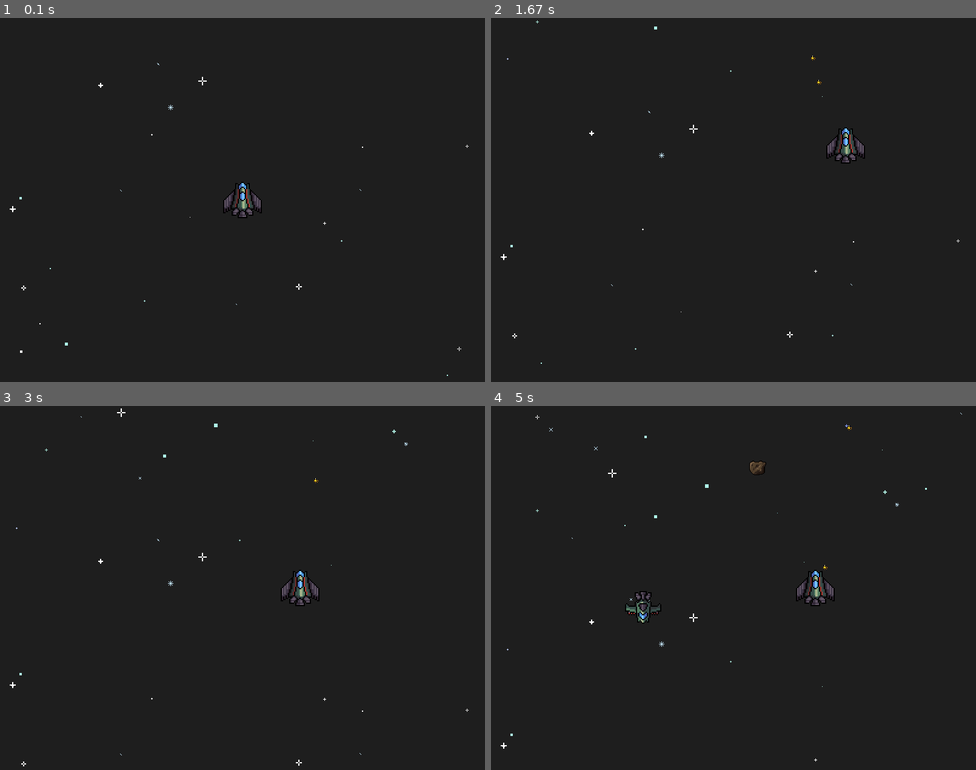
Above: before the commit, frames 1-4 (two rows, left to right).
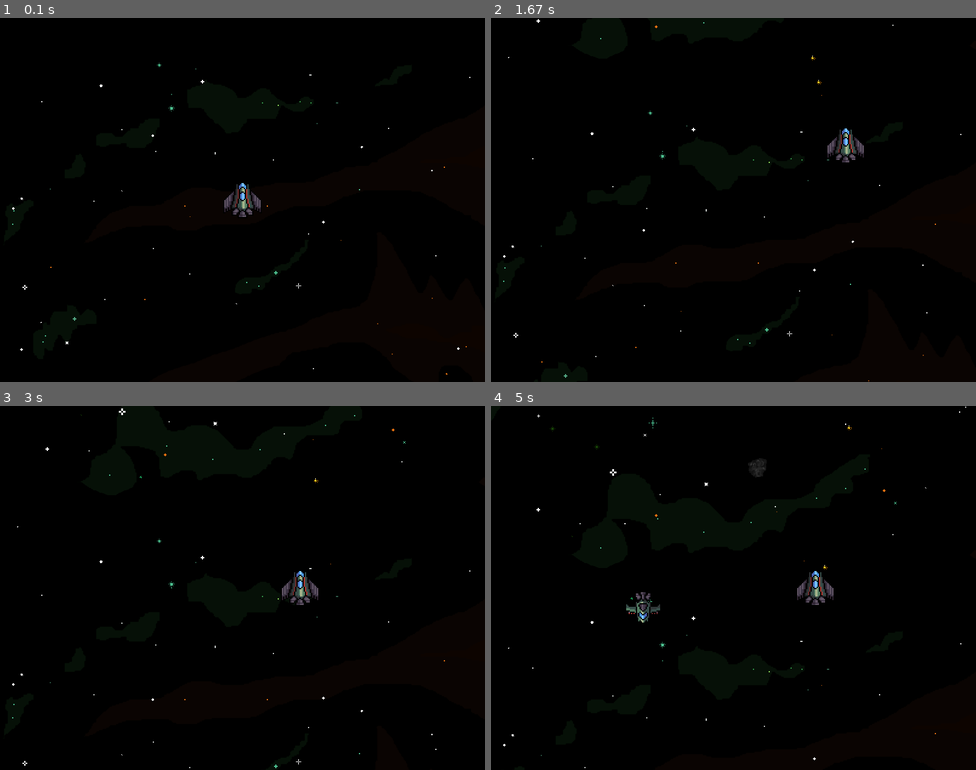
Above: after the commit, the same moments.

Repository: wiktoriamarczyk/SpaceShooter2D-Pygame
Game: pygame game, started from main.py
Two runs of this game, one before a commit and one after it. Both use one fixed random seed, a clock stepped at 60 frames per second and the inputs below.
Inputs:
- Up to frame 1 (0.1 s): no input
- Up to frame 2 (1.67 s): tap Space at 0.33, 0.73, 1.03, 1.23, 1.57 s; hold Right 0.67-1.13 s; hold Up 1.17-1.47 s; hold Right from 1.5 s (still down)
- Up to frame 3 (3 s): tap Space at 1.87, 2.07, 2.37, 2.63, 2.97 s; release Right at 1.97 s; hold Left 2-2.53 s; hold Down 2.57-2.87 s; hold Left from 2.9 s (still down)
- Up to frame 4 (5 s): tap Space at 3.27, 3.4, 3.8, 4.1, 4.47, 4.87 s; release Left at 3.3 s; hold Up 3.33-3.7 s; hold Right 3.73-4.37 s; hold Down 4.4-4.77 s; hold Left from 4.8 s (still down)

The runs differ from the first frame. In frame 1, 95% of the frame differs, in the area x 0-100%, y 0-100%; in frame 2, 94%; in frame 3, 91%; in frame 4, 90%.

Commit message:
Add a scrolling space background

Diff:
--- a/Common.py
+++ b/Common.py
@@ -7,14 +7,18 @@
 WEAPON_SPRITES_PATH = 'data/sprites/weapons/'
 ASTEROID_SPRITES_PATH = 'data/sprites/background/asteroids/'
 STARS_SPRITES_PATH = 'data/sprites/background/stars/'
+BACKGROUND_PATH = 'data/sprites/background/background.png'
 
 SCREEN_WIDTH = 800
 SCREEN_HEIGHT = 600
 BACKGROUND_COLOR = (30, 30, 30)
-STAR_COLORS = [(255,255,255), (239,234,232), (185, 217, 235), (174, 242, 231), (255, 186, 255), (187, 250, 223), (181, 195, 245)]
+STAR_COLORS = [(255,255,255), (238,116,17), (77,194,145), (227,220,82)]
 SHIP_SIZE = 64
-STAR_SIZE = 16
-ASTEROID_SIZE = 96
+
+STAR_MIN_SIZE = 12
+STAR_MAX_SIZE = 18
+ASTEROID_MIN_SIZE = 64
+ASTEROID_MAX_SIZE = 96
 
 class EnemyTypes(Enum) :
     BASIC = 1
--- a/Engine.py
+++ b/Engine.py
@@ -24,6 +24,11 @@
         self.init_time_variables()
 
         # resources
+        self.background = pg.image.load(BACKGROUND_PATH)
+        self.scroll_x = 0
+        self.scroll_y = 0
+        self.background_x = 0
+
         self.units_sprites = []
         self.weapon_sprites = []
         self.asteroids_sprites = []
@@ -41,6 +46,7 @@
             self.clock.tick(self.frame_per_sec)
             delta_time = 1.0 / self.frame_per_sec
             self.update(delta_time)
+            self.scroll_background()
             self.render()
             # update the display
             pg.display.flip()
@@ -76,6 +82,19 @@
         for game_object in self.game_objects:
             game_object.update(delta_time)
         self.ship.update(delta_time)
+
+
+    def scroll_background(self):
+        # Scroll the background horizontally
+        self.scroll_y += 1
+
+        # Draw the background twice to create seamless scrolling effect
+        self.screen.blit(self.background, (self.scroll_x, self.scroll_y))
+        self.screen.blit(self.background, (self.scroll_x, self.scroll_y - self.background.get_height()))
+
+        # Reset the background position when it goes off screen
+        if self.scroll_y >= self.background.get_height():
+            self.scroll_y = 0
 
 
     def fire_bullet(self):
@@ -116,19 +135,21 @@
 
     def spawn_asteroids(self):
         """Spawns an asteroid."""
-        size_range = (ASTEROID_SIZE // 2, ASTEROID_SIZE)
+        size_range = (ASTEROID_MIN_SIZE, ASTEROID_MAX_SIZE)
         depth_range = (1, 2)
-        x_position = random.randint(2 * ASTEROID_SIZE, SCREEN_WIDTH - 2 * ASTEROID_SIZE)
-        position = pg.Vector2(x_position, -ASTEROID_SIZE)
+        x_position = random.randint(2 * size_range[1], SCREEN_WIDTH - 2 * size_range[1])
+        position = pg.Vector2(x_position, -size_range[1])
         self.spawn_background_object(self.asteroids_sprites, position, size_range, depth_range)
 
 
     def spawn_star(self, position):
         """Spawns a single star at the specified position."""
         color=None
-        if random.randint(1, 5) == 4:
+        rand_color = random.randint(1, 4)
+
+        if rand_color == 1:
             color = random.choice(STAR_COLORS)
-        size_range = (STAR_SIZE // 2, STAR_SIZE)
+        size_range = (STAR_MIN_SIZE, STAR_MAX_SIZE)
         depth_range = (1, 2)
         self.spawn_background_object(self.stars_sprites, position, size_range, depth_range, color)
 
@@ -136,15 +157,15 @@
     def spawn_init_stars(self):
         """Spawns initial stars randomly across the screen."""
         for _ in range(25):
-            x_position = random.randint(STAR_SIZE, SCREEN_WIDTH - STAR_SIZE)
-            y_position = random.randint(STAR_SIZE, SCREEN_HEIGHT - STAR_SIZE)
+            x_position = random.randint(STAR_MAX_SIZE, SCREEN_WIDTH - STAR_MAX_SIZE)
+            y_position = random.randint(STAR_MAX_SIZE, SCREEN_HEIGHT - STAR_MAX_SIZE)
             self.spawn_star(pg.Vector2(x_position, y_position))
 
 
     def spawn_stars(self):
         """Spawns a new star at the top of the screen."""
-        x_position = random.randint(STAR_SIZE, SCREEN_WIDTH - STAR_SIZE)
-        y_position = -STAR_SIZE
+        x_position = random.randint(STAR_MAX_SIZE, SCREEN_WIDTH - STAR_MAX_SIZE)
+        y_position = -STAR_MAX_SIZE
         self.spawn_star(pg.Vector2(x_position, y_position))
 
     # ------------------------------------------------------
Binary file changed: data/sprites/background/asteroids/asteroid1.png
Binary file changed: data/sprites/background/asteroids/asteroid4.png
Binary file added: data/sprites/background/asteroids/asteroid5.png
Binary file added: data/sprites/background/asteroids/asteroid6.png
Binary file added: data/sprites/background/asteroids/asteroid7.png
Binary file added: data/sprites/background/asteroids/asteroid8.png
Binary file added: data/sprites/background/background.png
Binary file changed: data/sprites/background/stars/star1.png
Binary file changed: data/sprites/background/stars/star2.png
Binary file changed: data/sprites/background/stars/star4.png
Binary file changed: data/sprites/background/stars/star5.png
Binary file added: data/sprites/background/stars/star6.png
